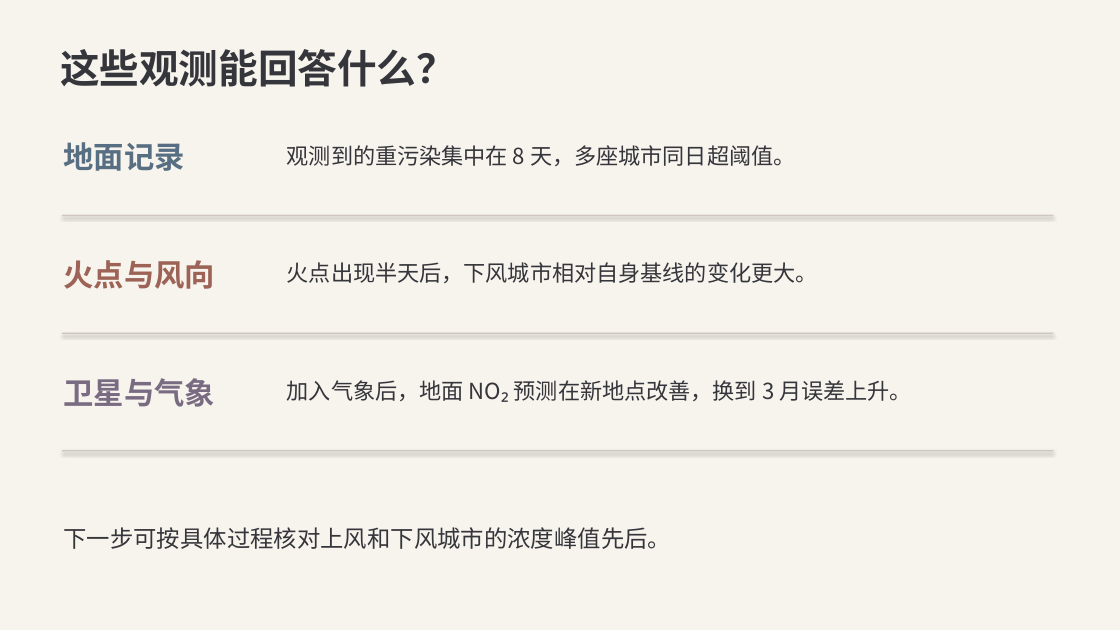
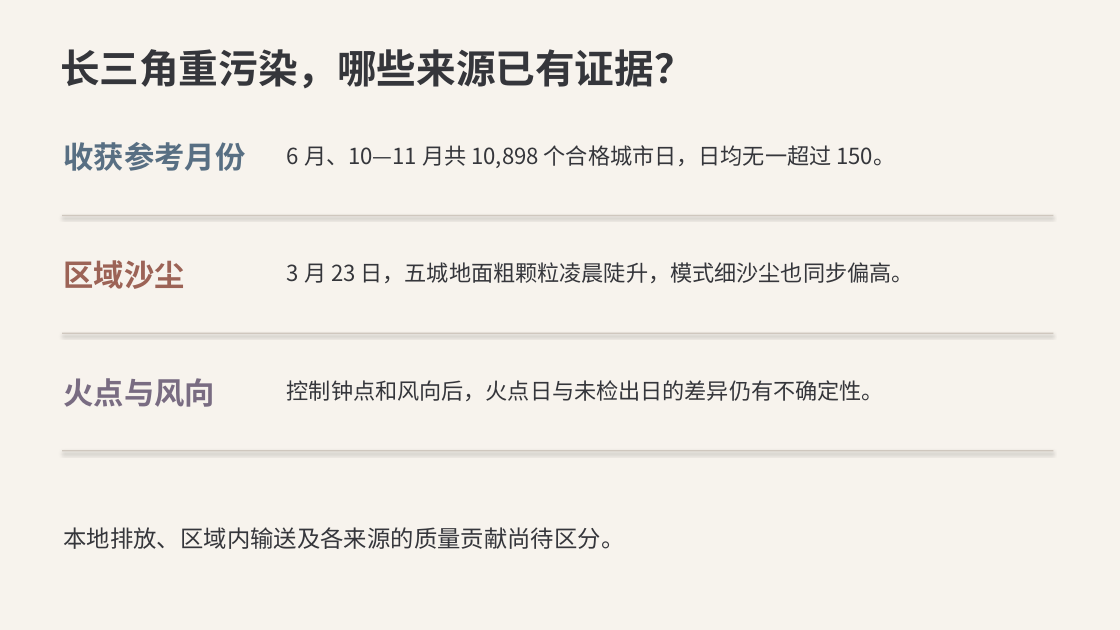
Before and after one commit to gxm-nju/china-air-pollution, a slide deck: slide 9 of docs/课堂展示.pptx (slide 8 before the commit). Drawn at 1120x630 pixels with LibreOffice and Linux fonts; fonts in the diff are those of the drawing. Boxes give left, top, right and bottom in pixels: in the first picture for what was removed or moved away, otherwise in the second. Text is boxed around its words. In the diff, an @@ line names an element or a change of style, - is before the commit and + after.

Commit message:
更新三年重污染结论、同钟点火点对照和数据规模核验

```diff
--- a/docs/课堂展示.pptx
+++ b/docs/课堂展示.pptx
@@ text at [60, 49, 694, 88]: text changed @@
-这些观测能回答什么？
+长三角重污染，哪些来源已有证据？
@@ text at [63, 142, 245, 171]: text changed @@
-地面记录
+收获参考月份
@@ text at [287, 145, 895, 168]: text changed @@
-观测到的重污染集中在 8 天，多座城市同日超阈值。
+6 月、10—11 月共 10,898 个合格城市日，日均无一超过 150。
@@ text at [63, 260, 184, 289]: text changed @@
-火点与风向
+区域沙尘
@@ text at [287, 262, 914, 283]: text changed @@
-火点出现半天后，下风城市相对自身基线的变化更大。
+3 月 23 日，五城地面粗颗粒凌晨陡升，模式细沙尘也同步偏高。
@@ text at [63, 378, 215, 407]: text changed @@
-卫星与气象
+火点与风向
@@ text at [287, 380, 884, 401]: text changed @@
-加入气象后，地面 NO₂ 预测在新地点改善，换到 3 月误差上升。
+控制钟点和风向后，火点日与未检出日的差异仍有不确定性。
@@ text at [63, 527, 624, 549]: text changed @@
-下一步可按具体过程核对上风和下风城市的浓度峰值先后。
+本地排放、区域内输送及各来源的质量贡献尚待区分。
```
Also in this commit, not shown: 6 other slides changed, 1 slide added, 22 other files.
